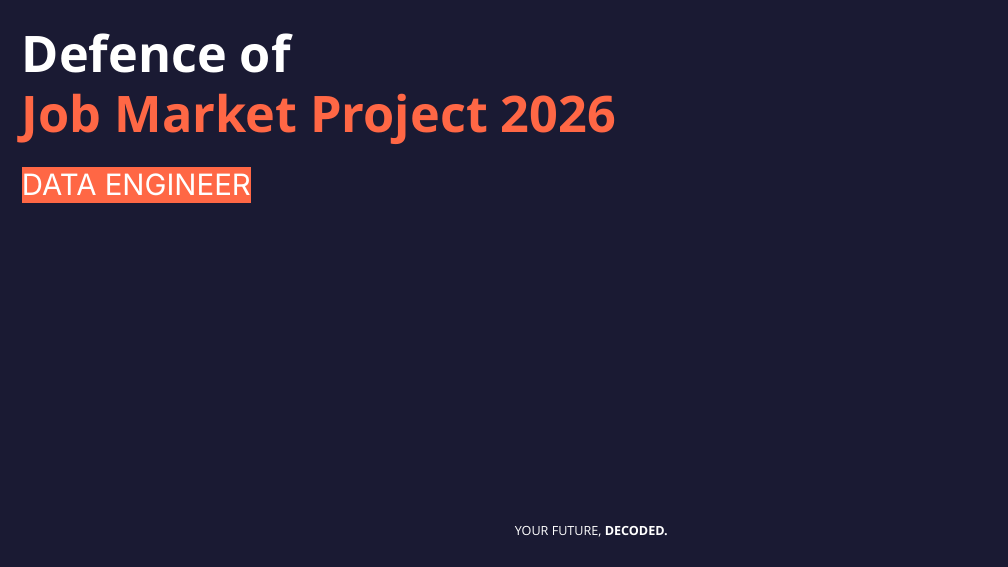
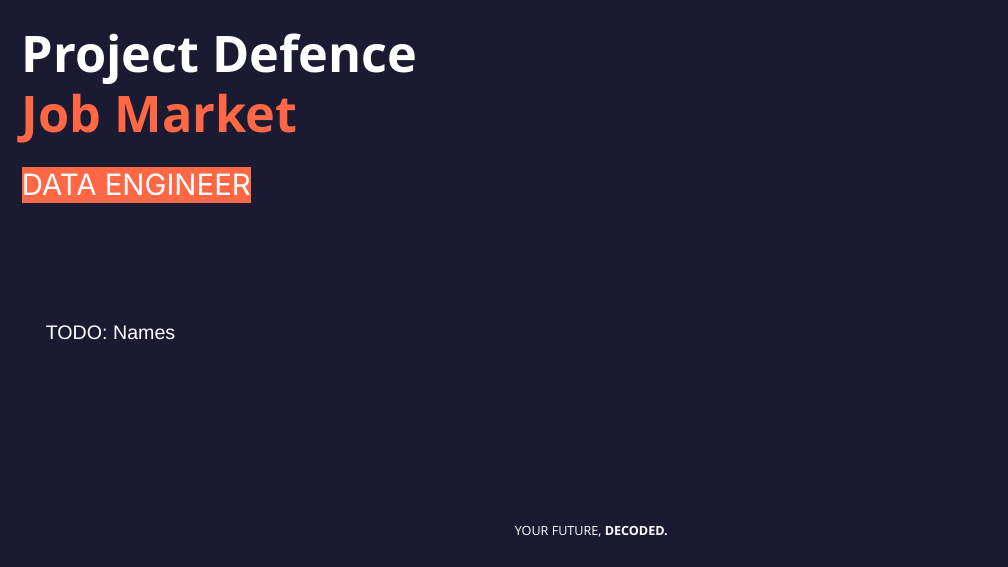
Before and after one commit to DataScientest-Studio/jun26bde-job-market, a slide deck: slide 1 of docs/defence/Defence.pptx. Drawn at 1008x567 pixels with LibreOffice and Linux fonts; fonts in the diff are those of the drawing; background and template pictures are left out. Boxes give left, top, right and bottom in pixels: in the first picture for what was removed or moved away, otherwise in the second. Text is boxed around its words. In the diff, an @@ line names an element or a change of style, - is before the commit and + after.

Commit message:
Finalize defence presentation

```diff
--- a/docs/defence/Defence.pptx
+++ b/docs/defence/Defence.pptx
@@ title at [22,33,417,143]: text changed; text colour #FF6745 to #FFFFFF @@
-Defence of
-Job Market Project 2026
+Project Defence
+Job Market
@@ text added at [46,325,175,339], 14 pt, text #FFFFFF @@
+TODO: Names
```
Also in this commit, not shown: 8 other slides changed, 2 slides added, 6 slides removed, 7 other files.
